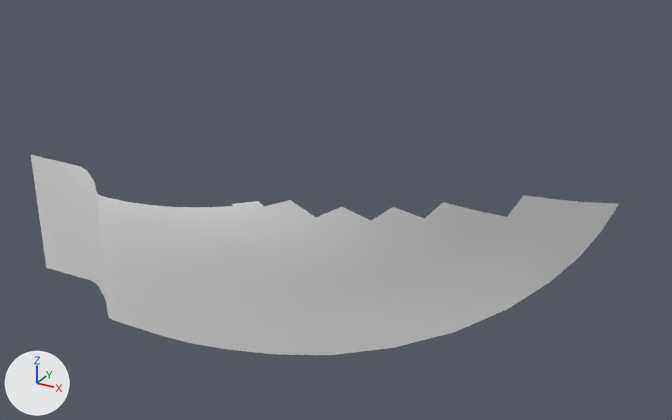
What one commit did to the OBJ model PadForge.App/3DModels/XboxSeries/Remix/Decal-R1.obj.
The view is the same before and after, from a 50 mm camera at (62.6, -86.4, 5.5) aimed at (39.4, -44.2, -15.6). The axes (+X, +Y, +Z) are drawn at lower left. The lights are the same throughout. The older version comes first. Where no turn or scale is listed for an object, it has been applied to the vertices.

The older version as bpy lines, for what is in view:
```python
me_decal_r1 = bpy.data.meshes.new('Decal-R1')
me_decal_r1.from_pydata(...)  # 318 vertices, 275 faces; spans x 19.6..54.0, y -51.1..-40.1, z -22.6..-12.5
ob_decal_r1 = bpy.data.objects.new('Decal-R1', me_decal_r1)
ob_decal_r1.location = (0.0, 0.0, 0.0)
```
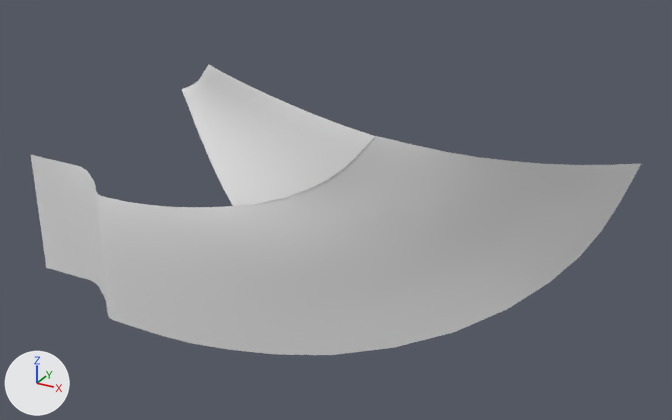
Boxes [x1, y1, x2, y2] around the edits, measured in the pictures (672 x 420 px):
```json
{"object": "Decal-R1", "change": "reshaped", "before": [31, 155, 619, 355], "after": [31, 65, 641, 355], "on screen": "45% taller"}
{"part": 1, "of": "me_decal_r1", "change": "added", "after": [182, 65, 641, 220]}
```

Edits to the scene script, one JSON object a line:
```json
{"block": "me_decal_r1", "where": "# used by ob_decal_r1; location = (0.0, 0.0, 0.0)"}
{"op": "remove", "block": "me_decal_r1", "code": "me_decal_r1.from_pydata(...)  # 318 vertices, 275 faces; spans x 19.6..54.0, y -51.1..-40.1, z -22.6..-12.5"}
{"op": "add", "block": "me_decal_r1", "code": "me_decal_r1.from_pydata(...)  # 483 vertices, 419 faces; spans x 19.6..54.7, y -51.1..-39.1, z -22.6..-7.0"}
{"block": "me_decal_r1", "change": "me_decal_r1 part 1"}
{"block": "me_decal_r1", "change": "165 vertices are added at x 31.3..54.7, y -50.0..-39.1, z -12.9..-7.0"}
{"block": "me_decal_r1", "change": "144 new faces join them"}
```
